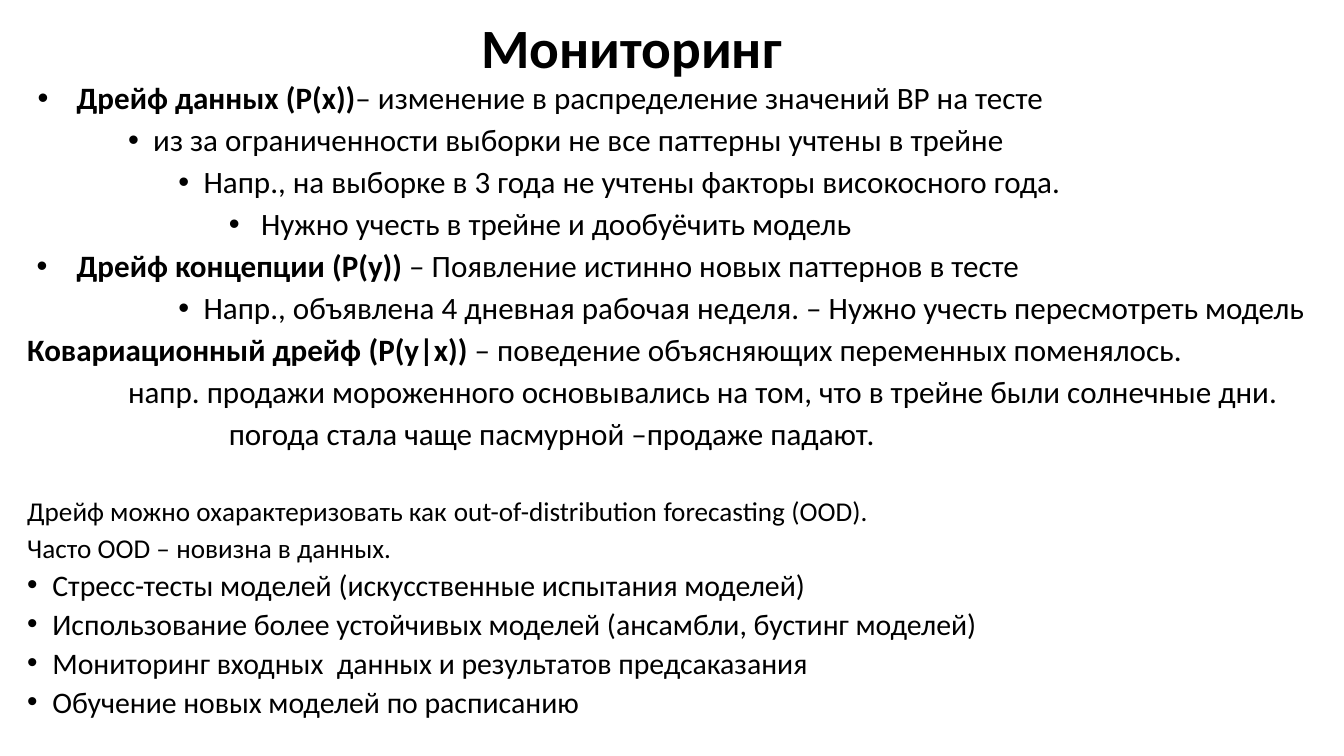
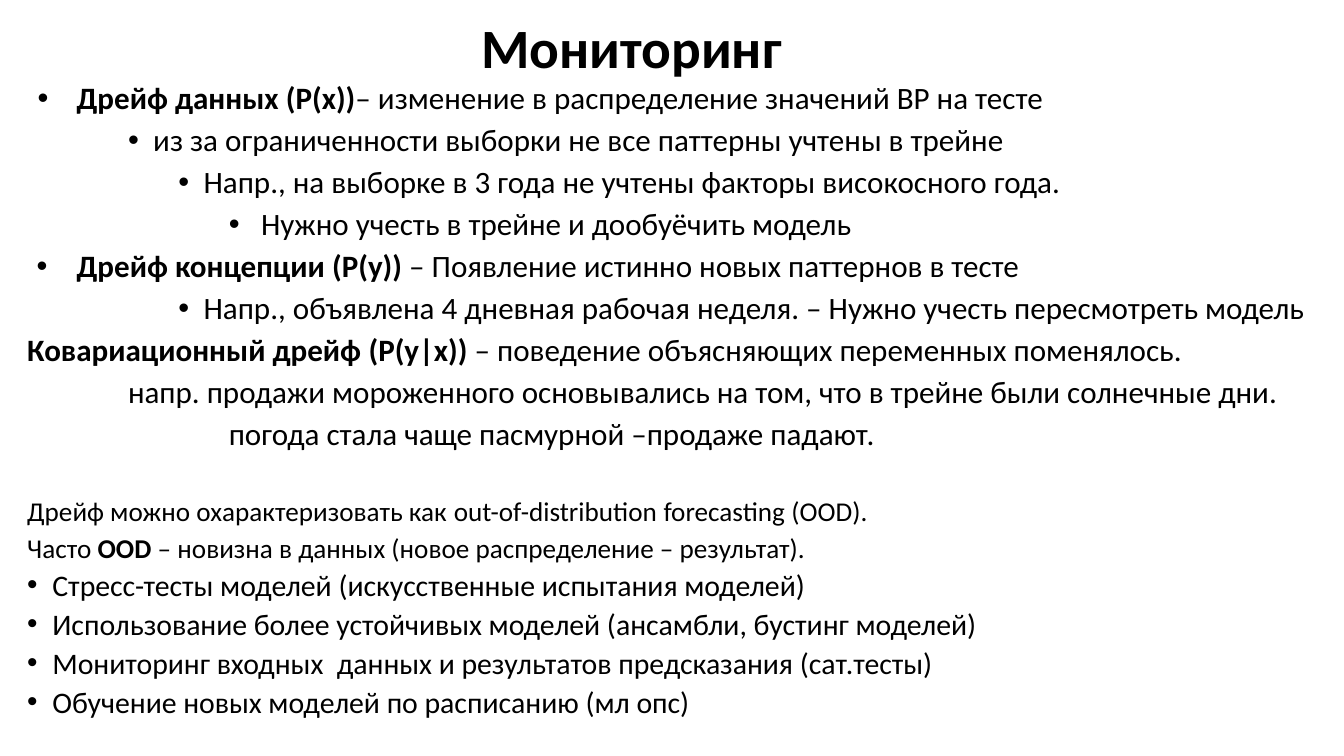
Before and after one commit to MVRonkin/TimeSeriesCourse, a slide deck: slide 22 of 2026/LEC/05-2 Оценка надежности предсказаний ВР.pptx (slide 21 before the commit). Drawn at 1344x756 pixels with LibreOffice and Linux fonts; fonts in the diff are those of the drawing. Boxes give left, top, right and bottom in pixels: in the first picture for what was removed or moved away, otherwise in the second. Text is boxed around its words. In the diff, an @@ line names an element or a change of style, - is before the commit and + after.

```diff
--- a/2026/LEC/05-2 Оценка надежности предсказаний ВР.pptx
+++ b/2026/LEC/05-2 Оценка надежности предсказаний ВР.pptx
@@ text at <box>27,538,805,563</box>: text changed @@
-Часто OOD – новизна в данных.
+Часто OOD – новизна в данных (новое распределение – результат).
@@ text at <box>52,652,932,718</box>: text changed @@
-• Мониторинг входных данных и результатов предсаказания
-• Обучение новых моделей по расписанию
+• Мониторинг входных данных и результатов предсказания (сат.тесты)
+• Обучение новых моделей по расписанию (мл опс)
```
Also in this commit, not shown: 6 other slides changed, 2 slides added, 1 slide removed, 1 other file.
